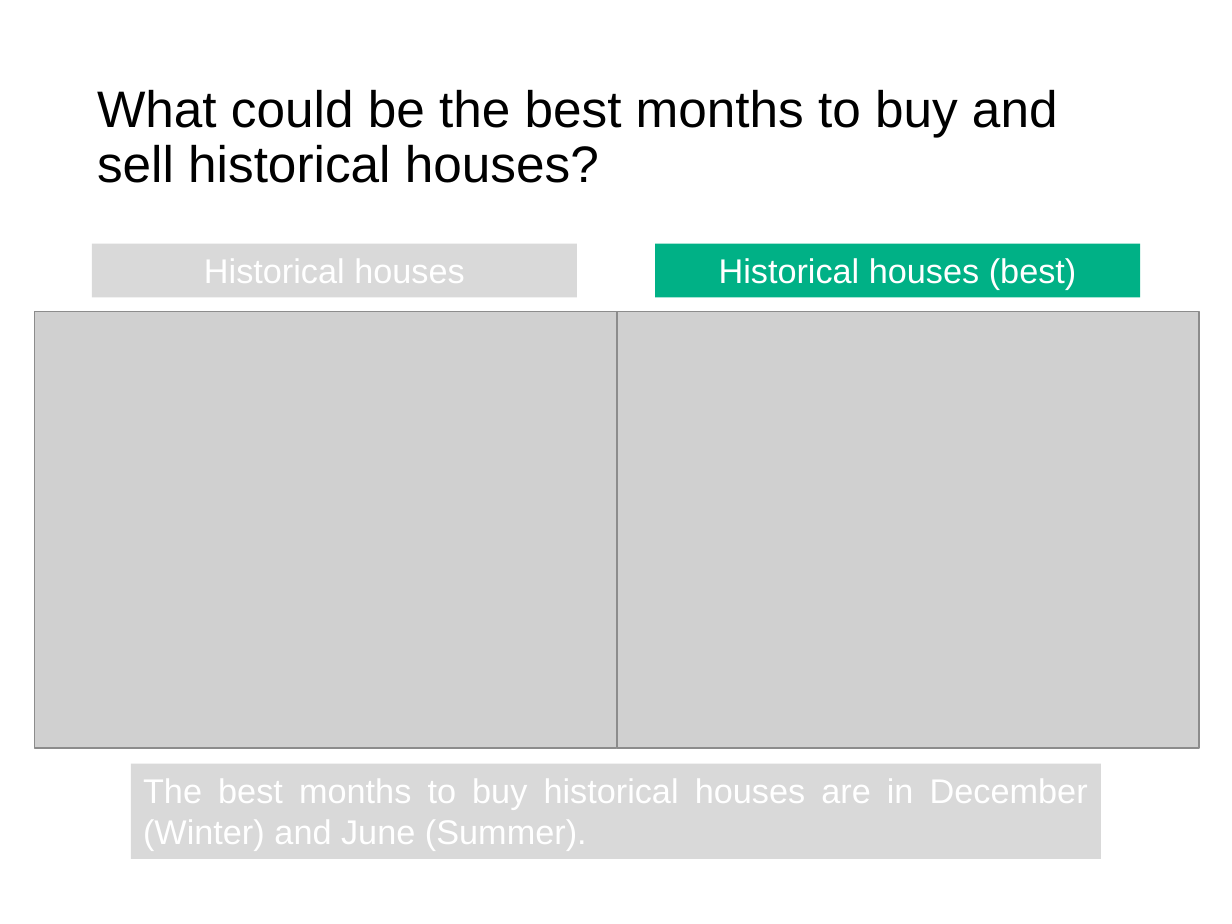
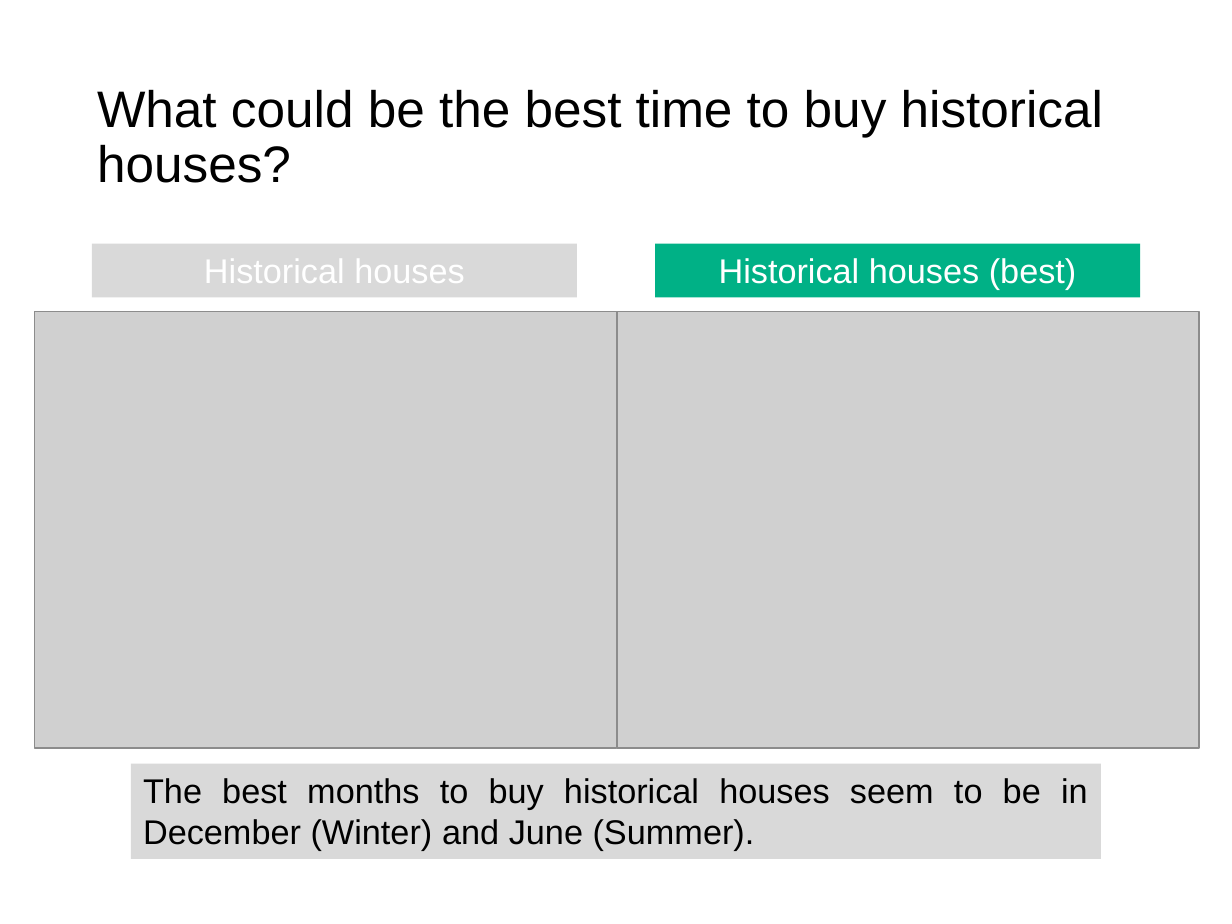
Before and after one commit to JWNowak/eda-project, a slide deck: slide 9 of EDA_presentation.pptx (slide 8 before the commit). Drawn at 1232x924 pixels with LibreOffice and Linux fonts; fonts in the diff are those of the drawing; grey boxes stand for pictures. Boxes give left, top, right and bottom in pixels: in the first picture for what was removed or moved away, otherwise in the second. Text is boxed around its words. In the diff, an @@ line names an element or a change of style, - is before the commit and + after.

```diff
--- a/EDA_presentation.pptx
+++ b/EDA_presentation.pptx
@@ title at <box>97,89,1103,183</box>: text changed @@
-What could be the best months to buy and sell historical houses?
+What could be the best time to buy historical houses?
@@ text in rectangle at <box>143,778,1088,851</box>: text changed; text colour #FFFFFF to #000000 @@
-The best months to buy historical houses are in December (Winter) and June (Summer).
+The best months to buy historical houses seem to be in December (Winter) and June (Summer).
```
Also in this commit, not shown: 5 other slides changed, 5 slides added, 3 slides removed.
